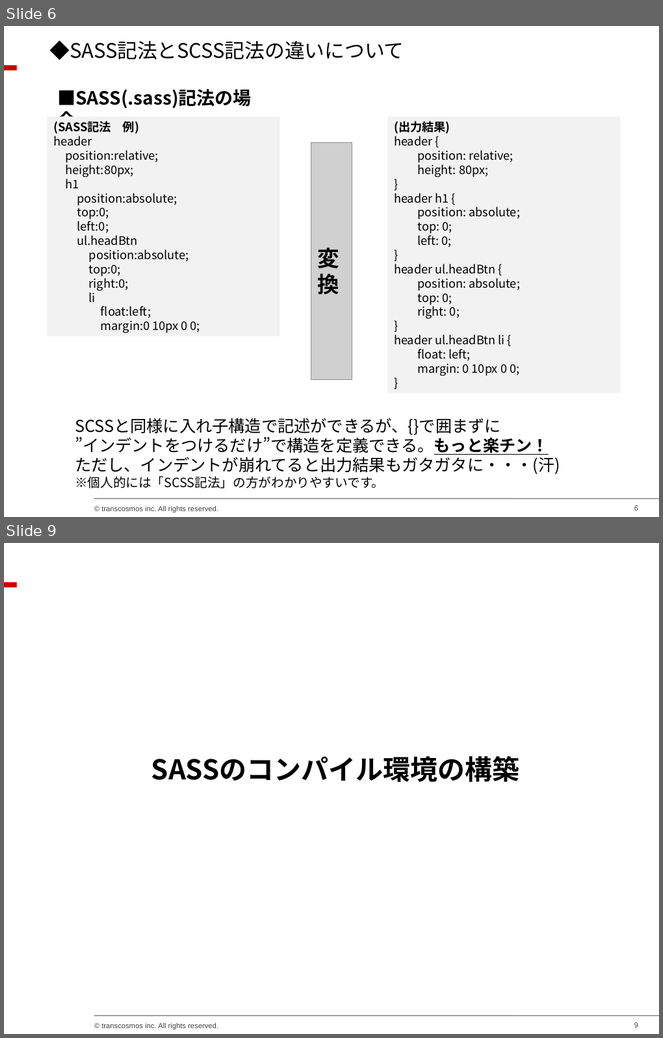
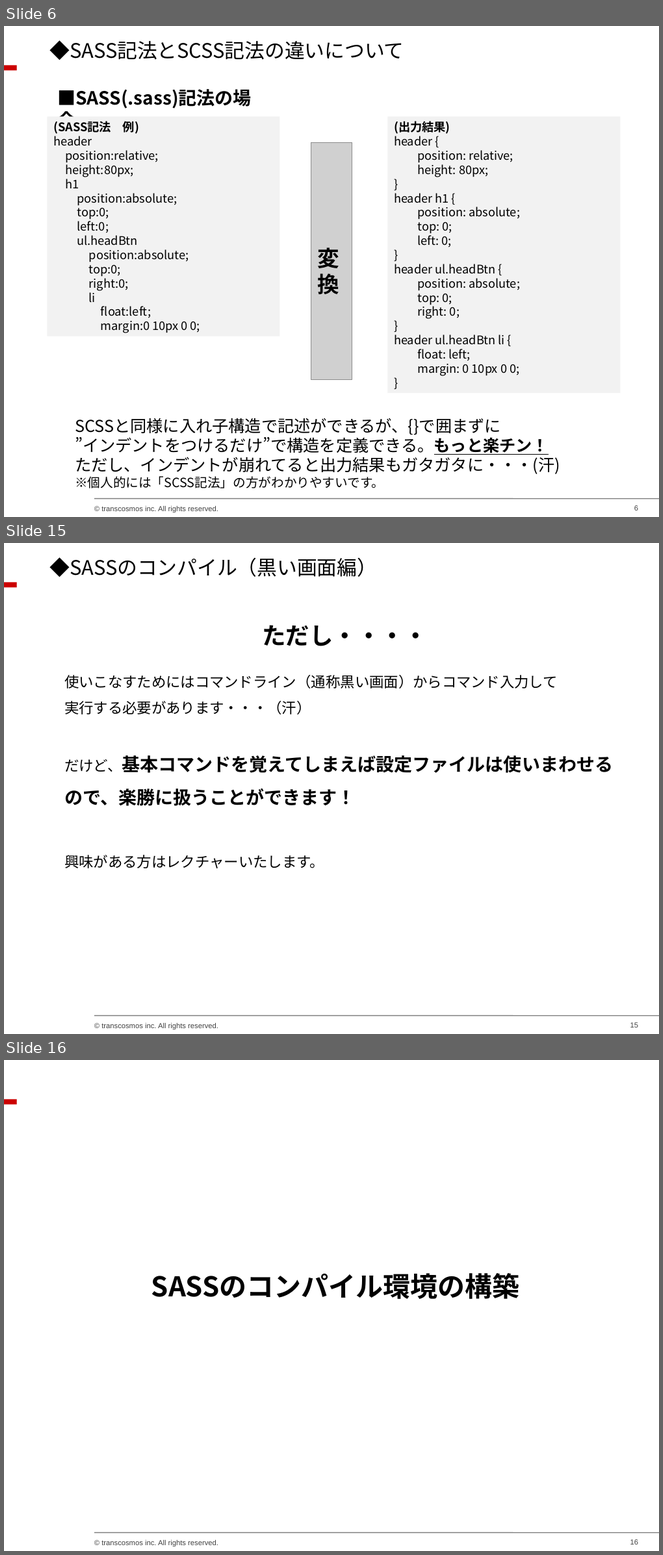
Before and after one commit to chieeeeno/my_common_files, a slide deck: docs/SASS勉強会資料/SASS勉強会資料.ppt. Shown one above the other, each under a label of ours: slides 6 and 9 before the commit, slides 6, 15 and 16 after it; the slides between them are not shown. The pictures are 663x1038 and 663x1555 pixels, drawn with LibreOffice and Linux fonts; fonts in the diff are those of the drawing; grey boxes stand for pictures; background and template pictures are left out. Boxes give left, top, right and bottom in pixels: in the first picture for what was removed or moved away, otherwise in the second. Text is boxed around its words. In the diff, an @@ line names an element or a change of style, - is before the commit and + after.

```diff
--- a/docs/SASS勉強会資料/SASS勉強会資料.ppt
+++ b/docs/SASS勉強会資料/SASS勉強会資料.ppt
@@ slide 15 added at (x1=4, y1=543, x2=659, y2=1034), background #FFFFFF; not listed: 4 template elements that a slide beside it also shows @@
@@ text added at (x1=50, y1=557, x2=377, y2=577), 22 pt, text #000000 @@
+◆SASSのコンパイル（黒い画面編）
@@ text added at (x1=262, y1=625, x2=428, y2=646), 26 pt, text #000000, bold @@
+ただし・・・・
@@ text added at (x1=64, y1=675, x2=613, y2=806), 16 pt, text #000000 @@
+使いこなすためにはコマンドライン（通称黒い画面）からコマンド入力して
+実行する必要があります・・・（汗）
+だけど、基本コマンドを覚えてしまえば設定ファイルは使いまわせるので、楽勝に扱うことができます！
@@ text added at (x1=64, y1=855, x2=324, y2=869), 16 pt, text #000000 @@
+興味がある方はレクチャーいたします。
@@ what was slide 9 is now slide 16 @@
@@ page number at (x1=631, y1=1540, x2=638, y2=1545): text changed @@
-9
+16
```
Also in this commit, not shown: 2 slides changed, 7 other slides added, 1 slide removed, 2 other files.
